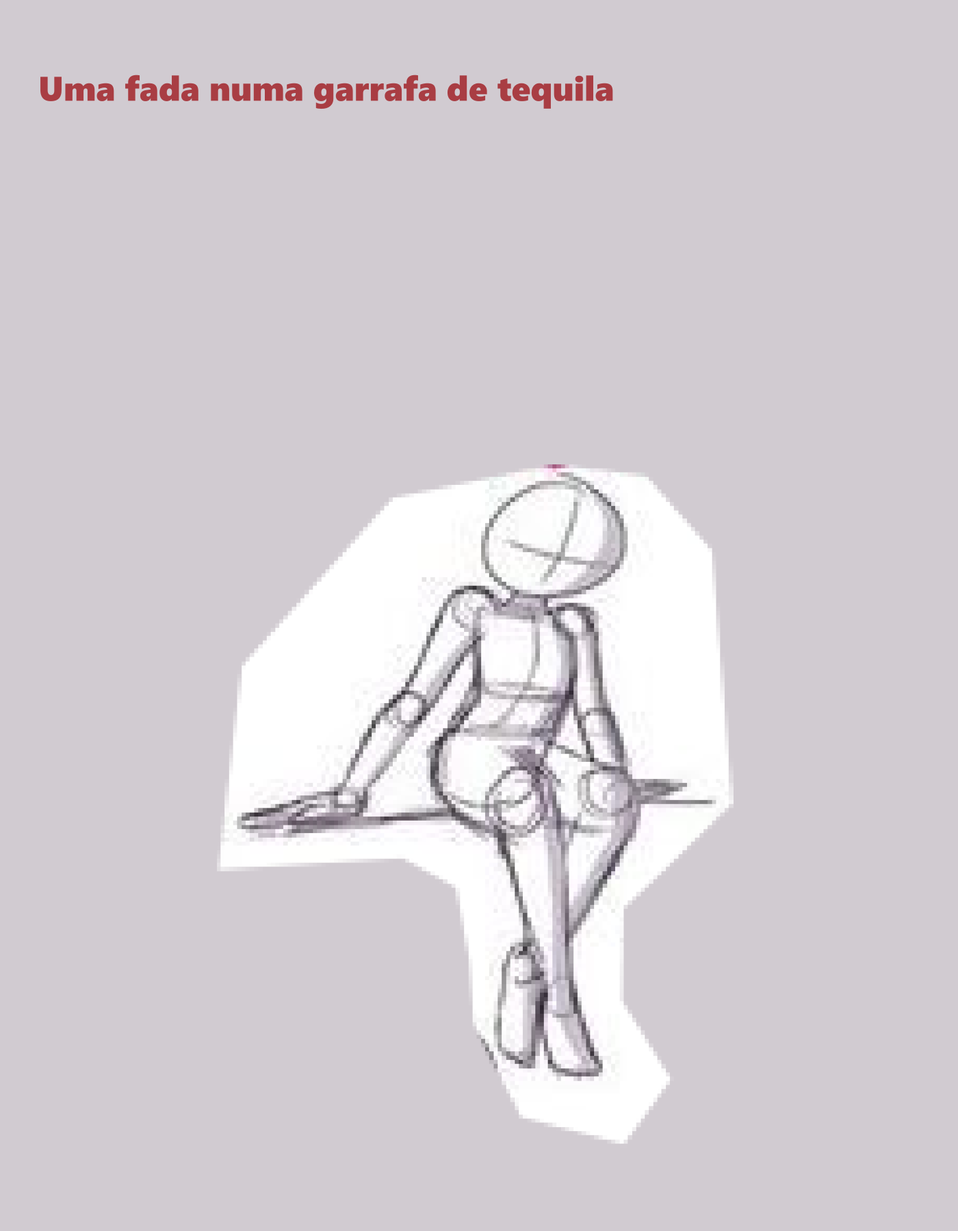
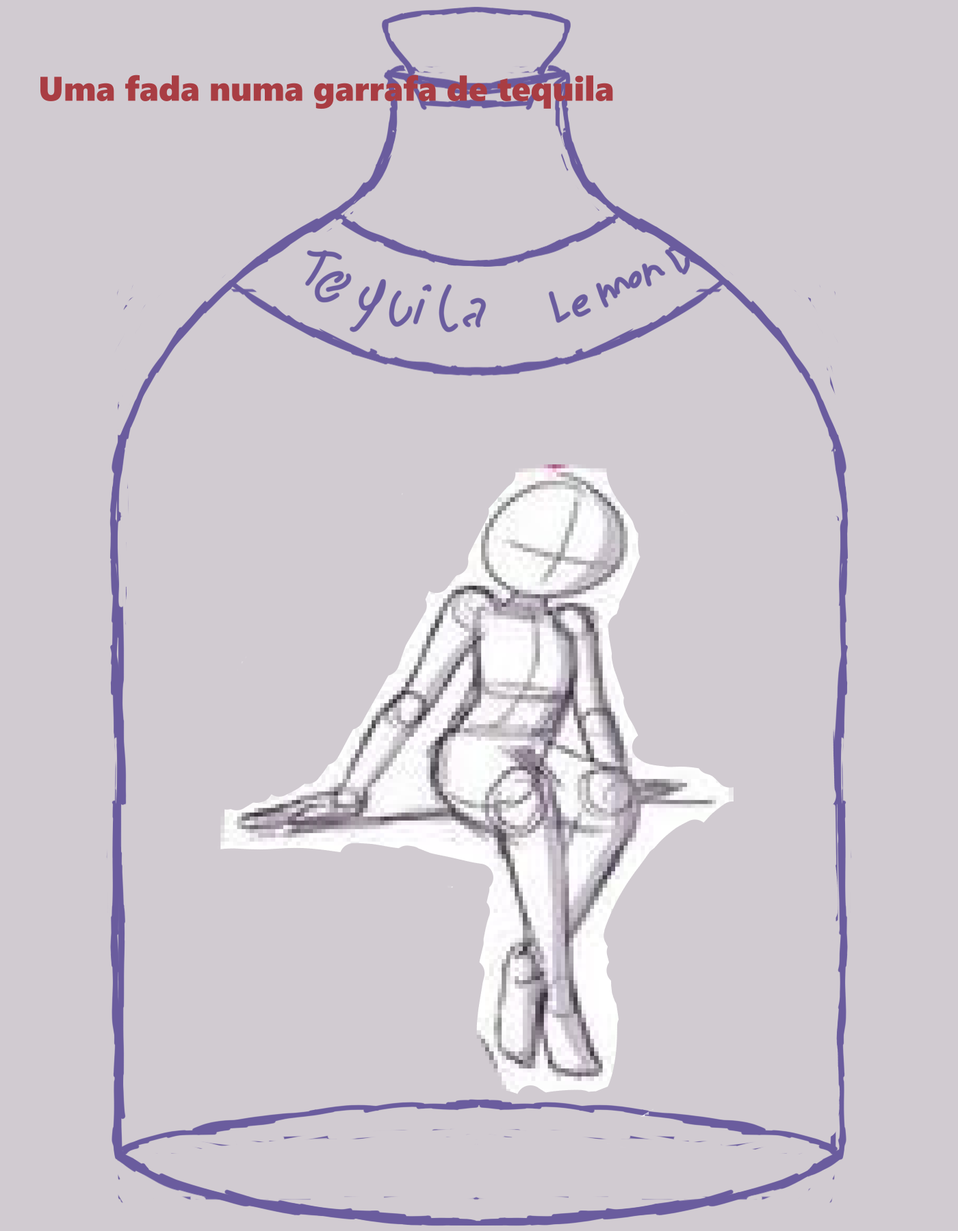
Layered file, before and after one edit (958 x 1231). Changes by layer:
added group "raschunhos" with 1 layers above "Paint Layer 1" over <box>165,467,823,1219</box>
moved "Paint Layer 2 (pasted)" into group "raschunhos", painted on it over <box>165,467,823,1219</box>
painted on "Paint Layer 1" over <box>106,6,852,1227</box>
